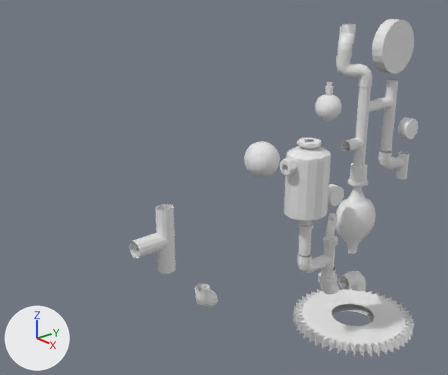
An edit to the Blender file lampa/lampa.blend, drawn before and after from the same camera.
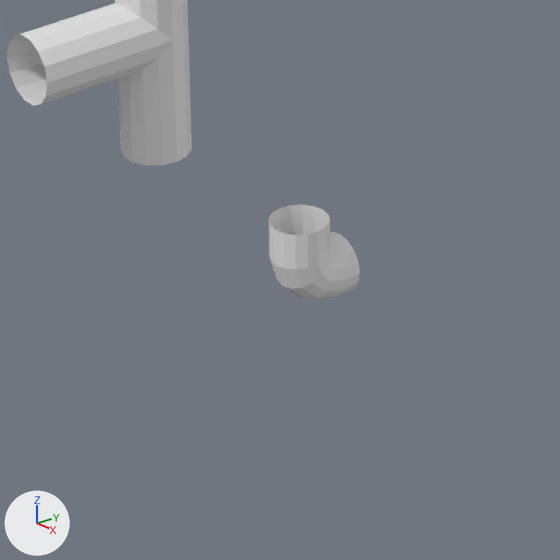
The first picture shows the older version from a camera (50 mm lens) standing at (4.54, -5.14, 4.08) and looking at (0.44, -1.69, 2.11). The close-ups show both versions on the part from 28% to 60% of the width and 62% to 99% of the height of that picture; other places that the commit changed are outside them. Every picture has the same lights, and +X, +Y and +Z are marked at lower left.
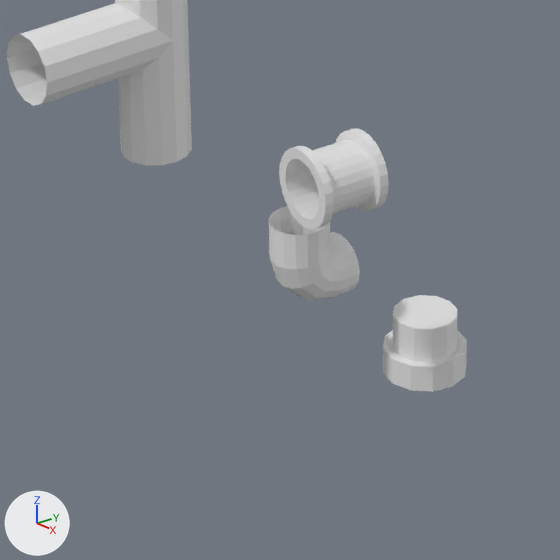
Where the newer file only moved an object's origin or applied its transform, the numbers keep the older frame.

Changed parts and their boxes [x1, y1, x2, y2] in the close-ups (560 x 560 px):
'Cylinder.005', added
    after: [279, 128, 389, 230]
'Plane.011', added
    after: [383, 295, 467, 392]

Patch to the scene script:
```diff
--- a/lampa/lampa.blend.py
+++ b/lampa/lampa.blend.py
@@ me_cylinder_007 @@
+me_cylinder_007.from_pydata(...)  # 192 vertices, 192 faces; spans x -0.117..0.092, y 0.912..1.12, z 0.861..1.738
@@ me_plane_005 @@
+me_plane_005.from_pydata(...)  # 60 vertices, 44 faces; spans x -0.1..0.1, y -0.979..-0.778, z 1.475..1.627
@@ ob_cylinder_005 @@
+ob_cylinder_005 = bpy.data.objects.new('Cylinder.005', me_cylinder_007)
+ob_cylinder_005.location = (1.123, -3.034, 1.522)
+ob_cylinder_005.rotation_euler = (1.175, -1.571, -1.165)  # degrees (67, -90, -67)
+ob_cylinder_005.scale = (0.862, 0.862, 0.222)
@@ ob_plane_011 @@
+ob_plane_011 = bpy.data.objects.new('Plane.011', me_plane_005)
+ob_plane_011.location = (0.743, -2.696, 2.488)
+ob_plane_011.rotation_euler = (-3.146, 0.0, 0.0)  # degrees (-180, 0, 0)
```
